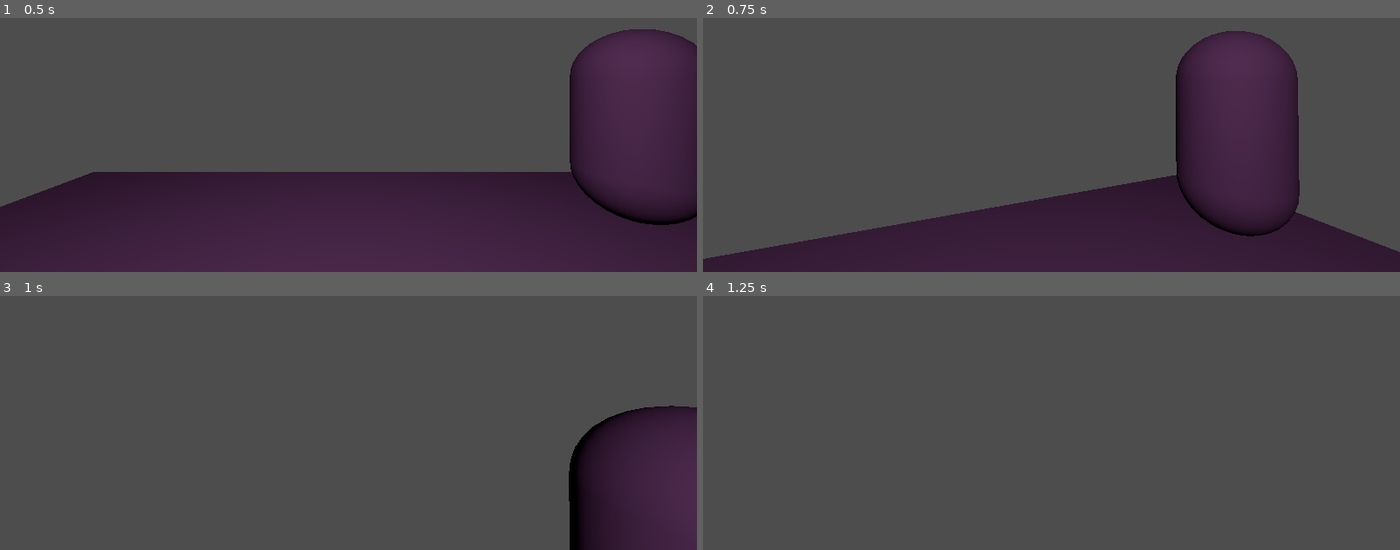
Above: before the commit, frames 1-4 (two rows, left to right).
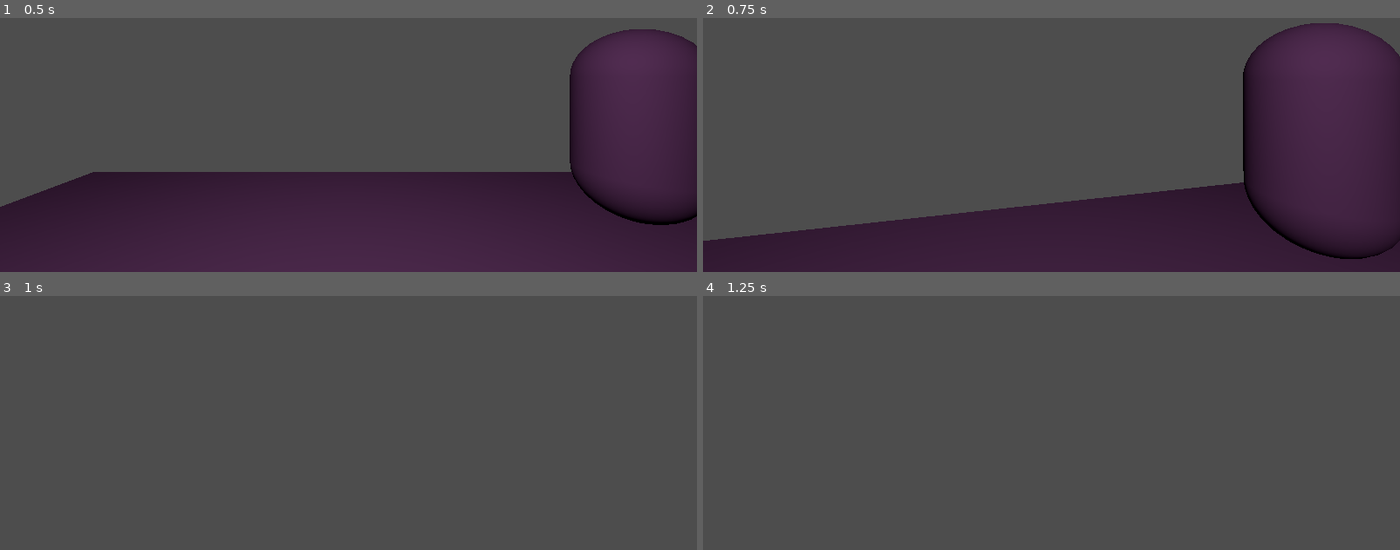
Above: after the commit, the same moments.

Repository: Shatterwaltz/Engrave
Game: Godot game, scene res://Main/Main.tscn
The game is run twice, just before and just after one commit, with the same random seed, the same clock (stepped at 60 frames per second) and the same inputs. The engine's default icon, where the game draws it, is replaced by a stand-in: a white triangle on a blue panel in a dark square.
Inputs (mouse positions are in pixels of both pictures, inside the frame that each line leads up to):
- Up to frame 1 (0.5 s): no input
- Up to frame 2 (0.75 s): tap Enter at 0.5 s; move the mouse to (1086, 76) at 0.52 s; hold W (forward) from 0.53 s (still down); click (1086, 76) at 0.6 s
- Up to frame 3 (1 s): keep holding W (forward); tap Space (jump) at 0.77 s
- Up to frame 4 (1.25 s): keep holding W (forward)

Frame 1 is identical in both runs. In frame 2, 22% of the frame differs, in the area x 0-100%, y 2-95%; in frame 3, 9.6%; in frame 4, nothing differs.

Commit message:
inventory basics

Diff:
--- a/Entities/NPCs/veil.gd
+++ b/Entities/NPCs/veil.gd
@@ -25,10 +25,13 @@
 	c6.dialogue = ["Felt like it.", "I wasn't sure if I should be honest."]
 func _on_interact():
 	DialogueManager.conversation_finished.connect(_on_lines_finish, 4)
+	DialogueManager.option_selected.connect(_on_choice_made, 4)
 	DialogueManager.begin_conversation(c1, Enums.Character.VEIL)
 
 func _on_choice_made(_choice_id: int, choice_text: String):
-	print(choice_text + "was selected")
+	print("hmm")
+	if _choice_id ==0 && choice_text == "Yes.":
+		GameState.add_to_inventory(preload("res://UI/Inventory/ItemIcon.tscn").instantiate())
 
 func _on_lines_finish():
 	pass
--- a/Main/Main.tscn
+++ b/Main/Main.tscn
@@ -43,10 +43,10 @@
 [node name="Inventory" type="MarginContainer" parent="UI"]
 visible = false
 layout_mode = 2
-theme_override_constants/margin_left = 200
-theme_override_constants/margin_top = 100
-theme_override_constants/margin_right = 200
-theme_override_constants/margin_bottom = 100
+theme_override_constants/margin_left = 100
+theme_override_constants/margin_top = 50
+theme_override_constants/margin_right = 100
+theme_override_constants/margin_bottom = 50
 script = ExtResource("2_lieht")
 
 [node name="InventoryBg" type="TextureRect" parent="UI/Inventory"]
@@ -61,8 +61,10 @@
 
 [node name="Items" type="GridContainer" parent="UI/Inventory/VBoxContainer"]
 layout_mode = 2
-theme_override_constants/h_separation = 30
-theme_override_constants/v_separation = 30
+size_flags_horizontal = 4
+size_flags_vertical = 6
+theme_override_constants/h_separation = 15
+theme_override_constants/v_separation = 15
 columns = 5
 
 [node name="InteractPrompt" type="TextureRect" parent="UI"]
--- a/UI/Inventory/ItemIcon.tscn
+++ b/UI/Inventory/ItemIcon.tscn
@@ -1,9 +1,11 @@
-[gd_scene format=3 uid="uid://b6wv7v767xr7j"]
+[gd_scene load_steps=2 format=3 uid="uid://b6wv7v767xr7j"]
 
-[node name="ItemIcon" type="Control"]
-layout_mode = 3
+[ext_resource type="Script" path="res://UI/Inventory/item_icon.gd" id="1_laovk"]
+
+[node name="ItemIcon" type="TextureRect"]
 anchors_preset = 15
 anchor_right = 1.0
 anchor_bottom = 1.0
 grow_horizontal = 2
 grow_vertical = 2
+script = ExtResource("1_laovk")
--- a/UI/Inventory/ItemSlot.tscn
+++ b/UI/Inventory/ItemSlot.tscn
@@ -1,11 +1,10 @@
-[gd_scene load_steps=2 format=3 uid="uid://6gxlg2y6mynw"]
+[gd_scene load_steps=3 format=3 uid="uid://6gxlg2y6mynw"]
 
 [ext_resource type="Texture2D" uid="uid://c386tdgacud4i" path="res://Assets/UI/item_slot_bg.png" id="1_uue23"]
+[ext_resource type="Script" path="res://UI/Inventory/item_slot.gd" id="2_ea6g1"]
 
 [node name="ItemSlot" type="TextureRect"]
-anchors_preset = 15
-anchor_right = 1.0
-anchor_bottom = 1.0
-grow_horizontal = 2
-grow_vertical = 2
+offset_right = 128.0
+offset_bottom = 128.0
 texture = ExtResource("1_uue23")
+script = ExtResource("2_ea6g1")
--- a/UI/Inventory/inventory.gd
+++ b/UI/Inventory/inventory.gd
@@ -1,13 +1,26 @@
 extends Node
 class_name Inventory
-@onready var items: GridContainer = $VBoxContainer/Items
+
+@onready var items_container: GridContainer = $VBoxContainer/Items
+var item_slot_list: Array[ItemSlot] = []
 const ITEM_SLOT_SCENE: PackedScene = preload("res://UI/Inventory/ItemSlot.tscn")
-# Called when the node enters the scene tree for the first time.
-#func _ready():
-	#for i in range(0, 20):
-		#var slot: Node = ItemSlot.new()
 
 
+ #Called when the node enters the scene tree for the first time.
+func _ready():
+	GameState.inventory_updated.connect(_on_inventory_updated)
+	for i in range(0, 20):
+		var slot: Node = ITEM_SLOT_SCENE.instantiate()
+		items_container.add_child(slot)
+		item_slot_list.append(slot)
+
 # Called every frame. 'delta' is the elapsed time since the previous frame.
-func _process(delta):
+func _process(_delta):
 	pass
+
+func _on_inventory_updated():
+	for i in range(0, GameState.inventory.size()):
+		var item: ItemIcon = GameState.inventory[i]
+		if item.get_parent():
+			item.get_parent().remove_child(item)
+		item_slot_list[i].add_child(GameState.inventory[i])
--- /dev/null
+++ b/UI/Inventory/item_icon.gd
@@ -0,0 +1,5 @@
+extends TextureRect
+class_name ItemIcon
+
+@export var item_name: String
+@export var item_desc: String
--- a/UI/Inventory/item_slot.gd
+++ b/UI/Inventory/item_slot.gd
@@ -1,5 +1,5 @@
 extends Control
-
+class_name ItemSlot
 
 # Called when the node enters the scene tree for the first time.
 func _ready():
@@ -7,5 +7,5 @@
 
 
 # Called every frame. 'delta' is the elapsed time since the previous frame.
-func _process(delta):
+func _process(_delta):
 	pass
--- a/game_state.gd
+++ b/game_state.gd
@@ -1,9 +1,11 @@
 extends Node
 
 signal game_state_changed(new_state: Enums.GameStates)
+signal inventory_updated
 var game_state: Enums.GameStates = Enums.GameStates.ACTIVE
 
 var flags: Dictionary = {}
+var inventory: Array[ItemIcon] = []
 
 func set_game_state(new_state: Enums.GameStates):
 	game_state = new_state
@@ -14,3 +16,7 @@
 
 func check_flag(flag: String) -> bool:
 	return flags.has(flag)
+
+func add_to_inventory(item: ItemIcon):
+	inventory.append(item)
+	inventory_updated.emit()
--- a/project.godot
+++ b/project.godot
@@ -22,11 +22,6 @@
 PlayerSettings="*res://player_settings.gd"
 GameState="*res://game_state.gd"
 DialogueManager="*res://dialogue_manager.gd"
-
-[display]
-
-window/size/viewport_width=1920
-window/size/viewport_height=1080
 
 [input]
 
